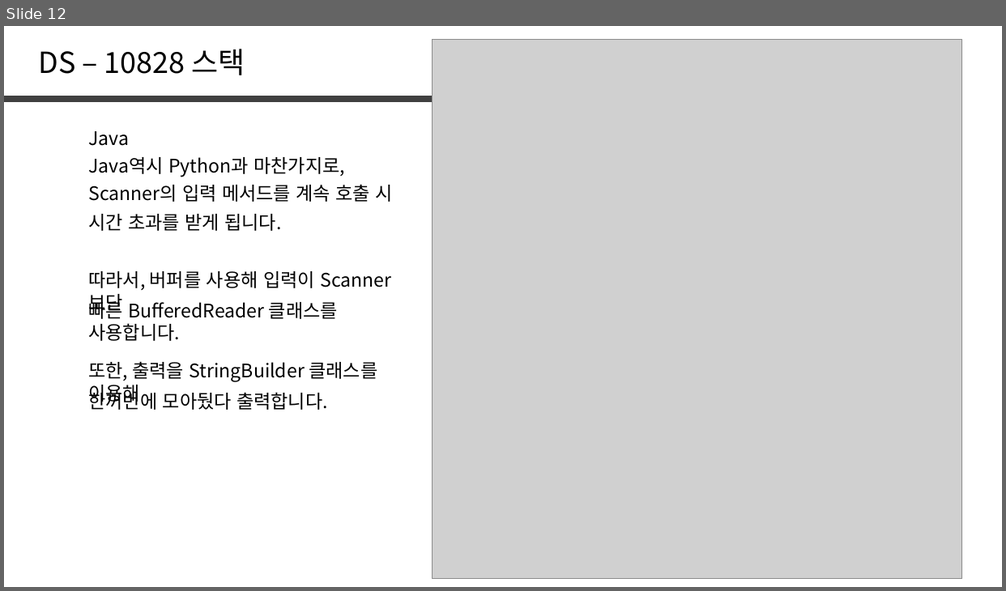
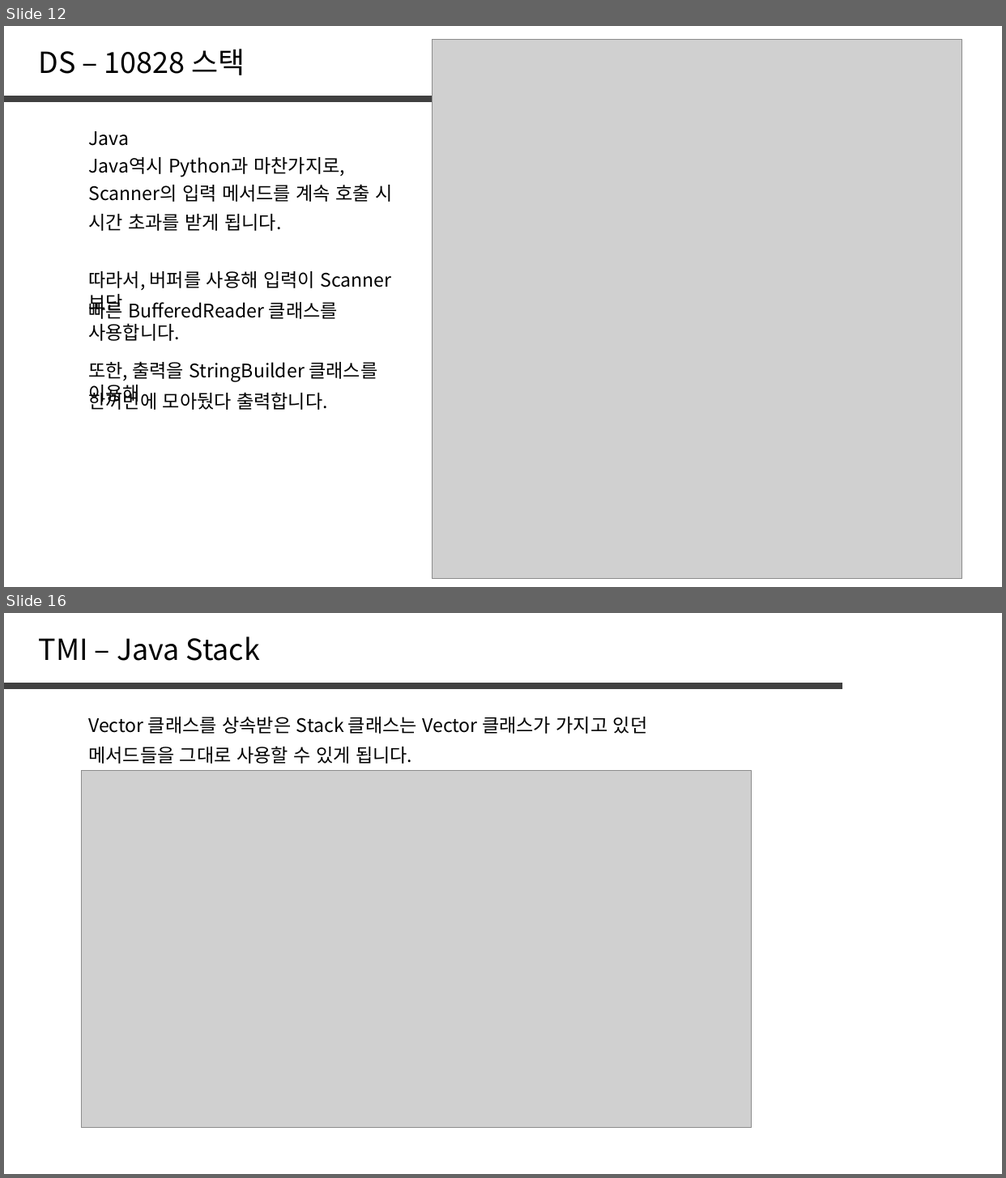
Before and after one commit to jaehoo1/PS-study, a slide deck: study/7_Stack, Queue, List.pptx. Shown one above the other, each under a label of ours: slide 12 before the commit, slides 12 and 16 after it; the slides between them are not shown. The pictures are 1006x591 and 1006x1178 pixels, drawn with LibreOffice and Linux fonts; fonts in the diff are those of the drawing; grey boxes stand for pictures. Boxes give left, top, right and bottom in pixels: in the first picture for what was removed or moved away, otherwise in the second. Text is boxed around its words. In the diff, an @@ line names an element or a change of style, - is before the commit and + after.

```diff
--- a/study/7_Stack, Queue, List.pptx
+++ b/study/7_Stack, Queue, List.pptx
@@ slide 16 added at [4, 613, 1002, 1174], background #FFFFFF @@
@@ text added at [39, 636, 260, 661], 28 pt, text #000000 @@
+TMI – Java Stack
@@ line added from (4, 686) to (842, 686), #404040 6 pt @@
@@ text added at [88, 717, 648, 734], 18 pt, text #000000 @@
+Vector 클래스를 상속받은 Stack 클래스는 Vector 클래스가 가지고 있던
@@ text added at [88, 746, 412, 764], 18 pt, text #000000 @@
+메서드들을 그대로 사용할 수 있게 됩니다.
@@ picture added at [81, 770, 751, 1127] @@
```
Also in this commit, not shown: 1 slide changed, 4 other slides added, 2 slides removed.
